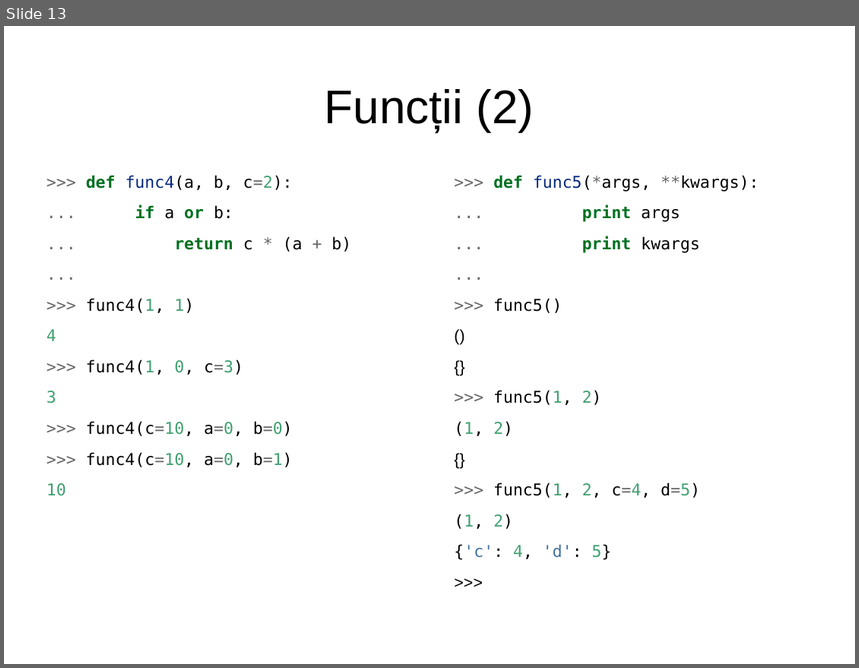
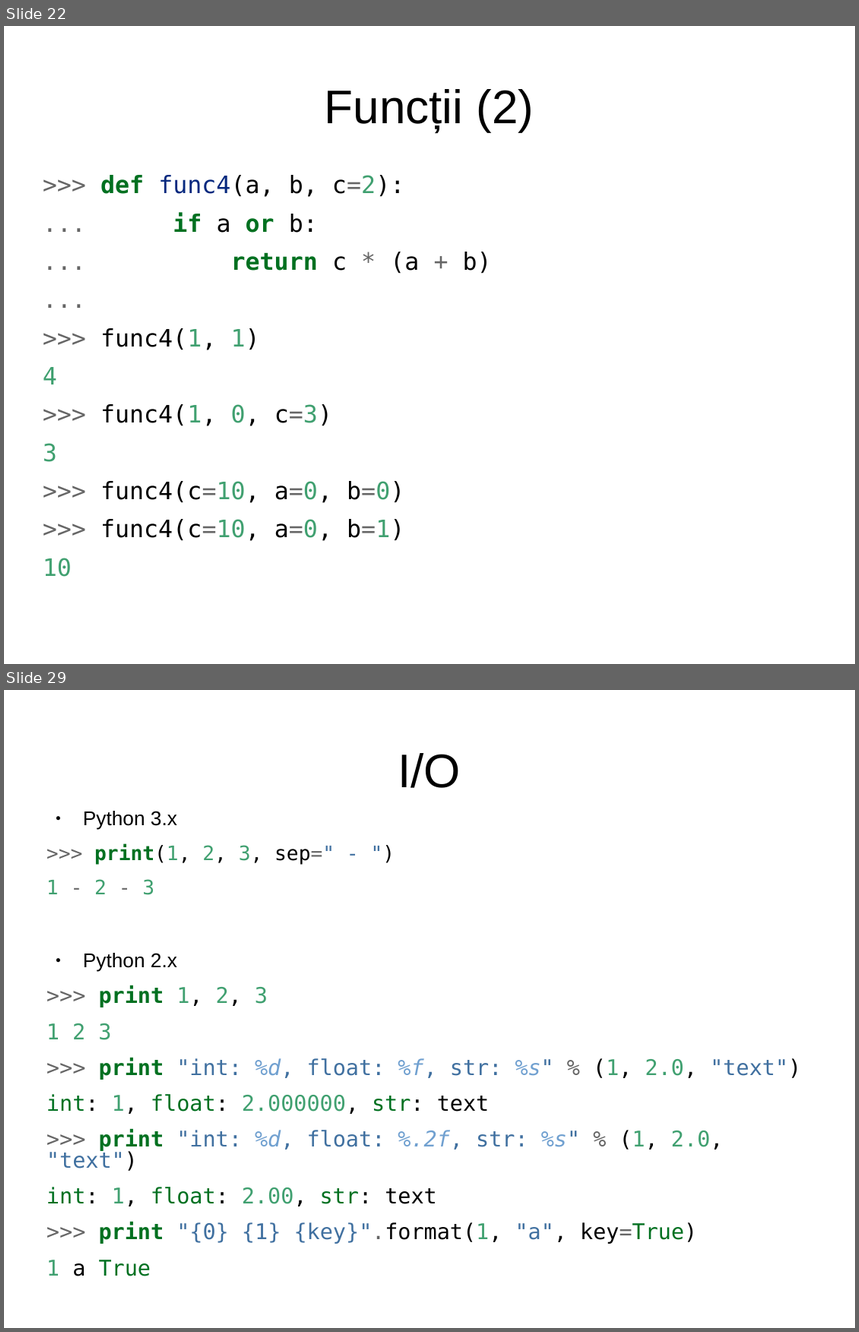
Before and after one commit to RoPython/ropython-presentations, a slide deck: cmiN/1/intro.odp. Shown one above the other, each under a label of ours: slide 13 before the commit, slides 22 and 29 after it; the slides between them are not shown. The pictures are 859x668 and 859x1332 pixels, drawn with LibreOffice and Linux fonts; fonts in the diff are those of the drawing. Boxes give left, top, right and bottom in pixels: in the first picture for what was removed or moved away, otherwise in the second. Text is boxed around its words. In the diff, an @@ line names an element or a change of style, - is before the commit and + after.

```diff
--- a/cmiN/1/intro.odp
+++ b/cmiN/1/intro.odp
@@ slide 29 added at [4, 690, 855, 1328], background #FFFFFF @@
@@ title added at [398, 753, 461, 788], 44 pt, text #000000 @@
+I/O
@@ text added at [47, 811, 801, 1277], 20.1 pt, text #000000 @@
+● Python 3.x
+>>> print(1, 2, 3, sep=" - ")
+1 - 2 - 3
+● Python 2.x
+>>> print 1, 2, 3
+1 2 3
+>>> print "int: %d, float: %f, str: %s" % (1, 2.0, "text")
+int: 1, float: 2.000000, str: text
+>>> print "int: %d, float: %.2f, str: %s" % (1, 2.0, "text")
+int: 1, float: 2.00, str: text
+>>> print "{0} {1} {key}".format(1, "a", key=True)
+1 a True
@@ what was slide 13 is now slide 22 @@
@@ slide 22 changed as well @@
@@ text ">>> def func4(a, b, c=2):" at [43, 175, 492, 577]: size 15.2 to 22.4 pt @@
@@ text removed at [454, 175, 759, 560] @@
->>> def func5(*args, **kwargs):
-... print args
-... print kwargs
-...
->>> func5()
-()
-{}
->>> func5(1, 2)
-(1, 2)
-{}
->>> func5(1, 2, c=4, d=5)
-(1, 2)
-{'c': 4, 'd': 5}
->>>
```
Also in this commit, not shown: 8 other slides changed, 19 other slides added, 1 slide removed.
